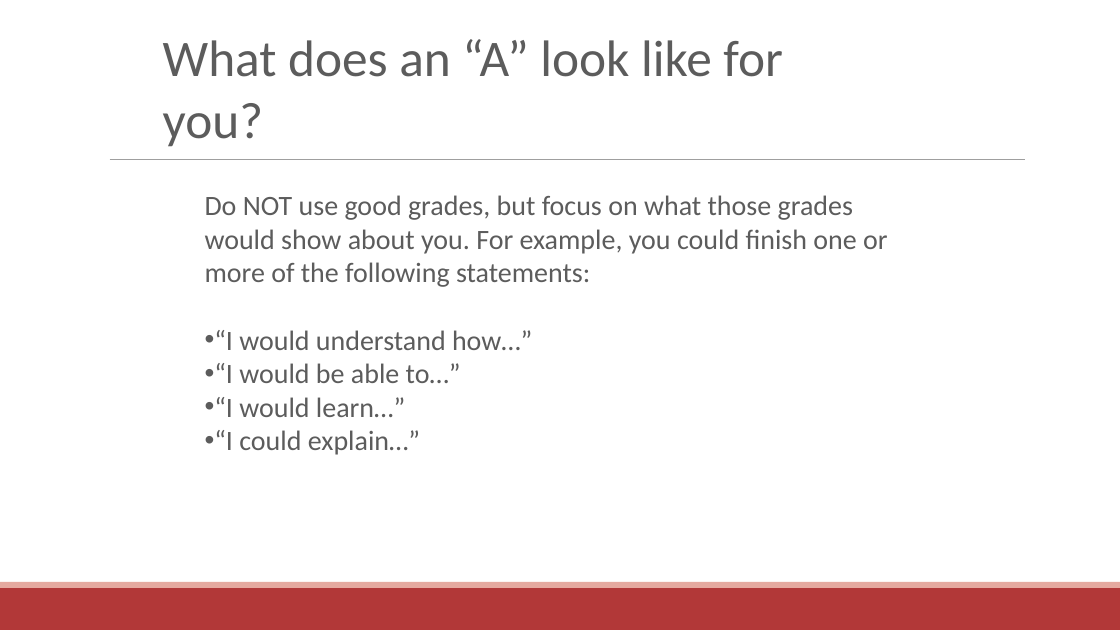
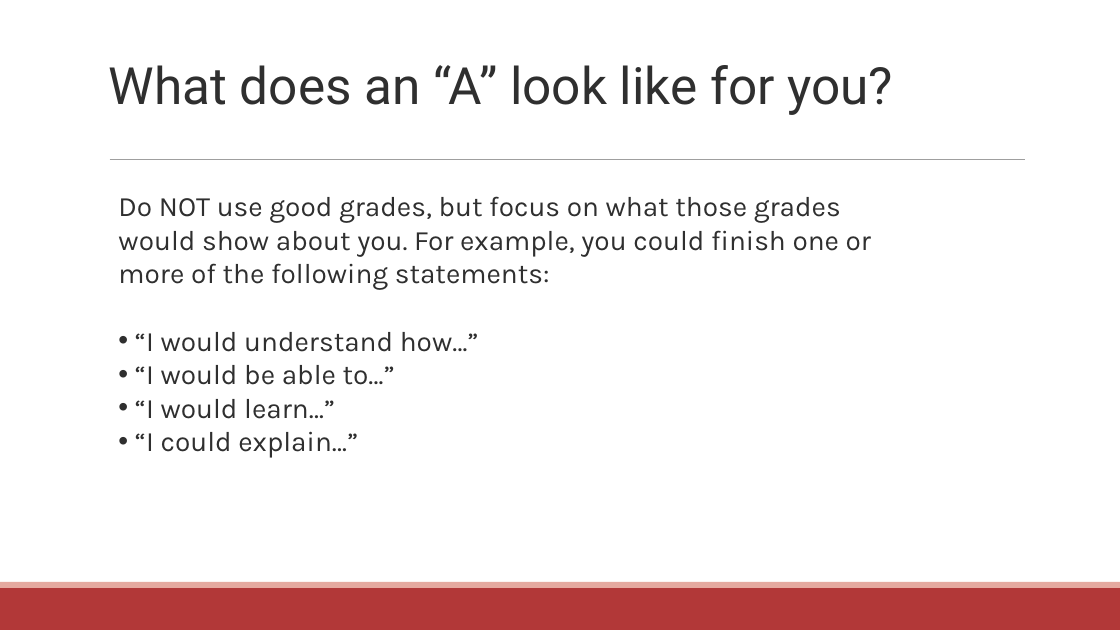
Before and after one commit to communitymaplab/geog4300_datascience, a slide deck: slide 12 of in_class_slides/geog4300_L01-Introductions.pptx (slide 13 before the commit). Drawn at 1120x630 pixels with LibreOffice and Linux fonts; fonts in the diff are those of the drawing. Boxes give left, top, right and bottom in pixels: in the first picture for what was removed or moved away, otherwise in the second. Text is boxed around its words. In the diff, an @@ line names an element or a change of style, - is before the commit and + after.

```diff
--- a/in_class_slides/geog4300_L01-Introductions.pptx
+++ b/in_class_slides/geog4300_L01-Introductions.pptx
@@ text "What does an “A” look ..." moved from (x1=163, y1=39, x2=782, y2=147) to (x1=109, y1=65, x2=893, y2=115) @@
@@ text "What does an “A” look ..." at (x1=109, y1=65, x2=893, y2=115): font Calibri to Roboto, text colour #5C5C5C to #2F2F2F @@
@@ text "Do NOT use good grades, ..." moved from (x1=205, y1=195, x2=888, y2=455) to (x1=118, y1=196, x2=871, y2=458) @@
@@ text "Do NOT use good grades, ..." at (x1=118, y1=196, x2=871, y2=458): font Calibri to Karla, text colour #5C5C5C to #2F2F2F @@
```
Also in this commit, not shown: 4 other slides changed, 6 slides added, 18 slides removed, 1 other file.
